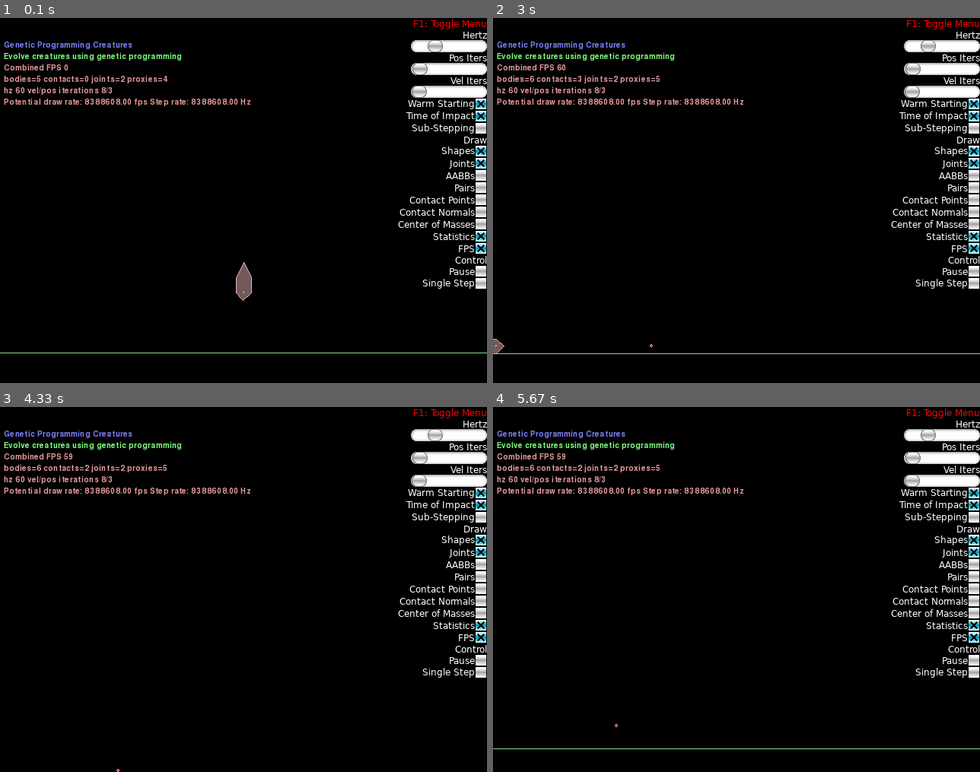
Above: before the commit, frames 1-4 (two rows, left to right).
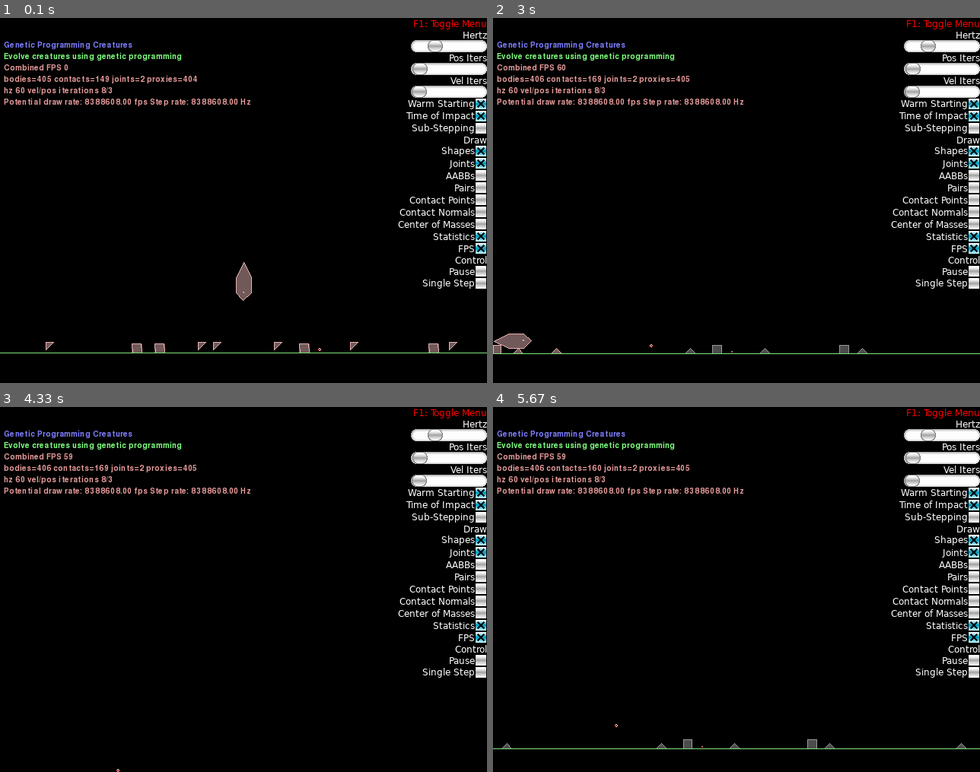
Above: after the commit, the same moments.

Repository: deniseklep/NC_creatures
Game: pygame game, started from main.py
Same seed, same stepped clock (60 frames per second), same inputs: the game is played once before the commit and once after it.
Inputs (mouse positions are in pixels of both pictures, inside the frame that each line leads up to):
- Up to frame 1 (0.1 s): no input
- Up to frame 2 (3 s): click (736, 200) at 0.38 s; hold Right 0.67-1.13 s; tap Space at 0.73, 1.03, 1.28, 1.62, 1.92, 2.12, 2.42, 2.68 s; tap Z at 0.82, 2.2 s; hold Up 1.22-1.52 s; tap X at 1.37, 2.77 s; hold Right 1.55-2.02 s; hold Left 2.05-2.58 s; hold Down 2.62-2.92 s; hold Left from 2.95 s (still down)
- Up to frame 3 (4.33 s): tap Space at 3.02, 3.32, 3.45, 3.85, 4.15 s; release Left at 3.35 s; hold Up 3.38-3.75 s; tap Z at 3.53 s; hold Right from 3.78 s (still down); tap X at 3.93 s
- Up to frame 4 (5.67 s): release Right at 4.42 s; hold Down 4.45-4.82 s; tap Space at 4.52, 4.92, 5.22, 5.42 s; hold Left 4.85-5.32 s; tap Z at 5 s; hold Right from 5.35 s (still down); tap X at 5.5 s

The runs differ from the first frame. In frame 1, 0.7% of the frame differs, in the area x 7-94%, y 15-92%; in frame 2, 0.8%, in the area x 0-77%, y 15-92%; in frame 3, 0.4%; in frame 4, 0.5%.

Commit message:
obstacles added

Diff:
--- a/main.py
+++ b/main.py
@@ -2,6 +2,7 @@
 from Box2D import (b2CircleShape, b2EdgeShape, b2FixtureDef, b2PolygonShape,
                    b2Vec2, b2_pi)
 import random
+import numpy as np
 
 
 class GP (Framework):
@@ -23,13 +24,26 @@
             ]
         )
 
+        obstacle_count = 400
+
+        # Pre-defned obstacle types
         box = b2FixtureDef(
-            shape=b2PolygonShape(box=(0.5, 0.5)),
+            shape=b2PolygonShape(box=(0.6, 0.6)),
             density=1,
             friction=0.3)
         circle = b2FixtureDef(
-            shape=b2CircleShape(radius=0.25),
+            shape=b2CircleShape(radius=0.2),
             density=1)
+        triangle = b2FixtureDef(
+            shape=b2PolygonShape(vertices=[(0,0),(1,1),(0,1)]),
+            density=1)
+
+        # Randomly generated obstacle shapes and distances
+        obstacles = [box, circle, triangle]
+        for i in range(obstacle_count):
+            obstacle = self.world.CreateDynamicBody(
+                fixtures=obstacles[np.int(np.random.choice(3, 1).squeeze())],
+                position=(-40 + np.int(np.random.choice(40, 1).squeeze()) * i, 0.5))
 
         self.create_prototype()
 
